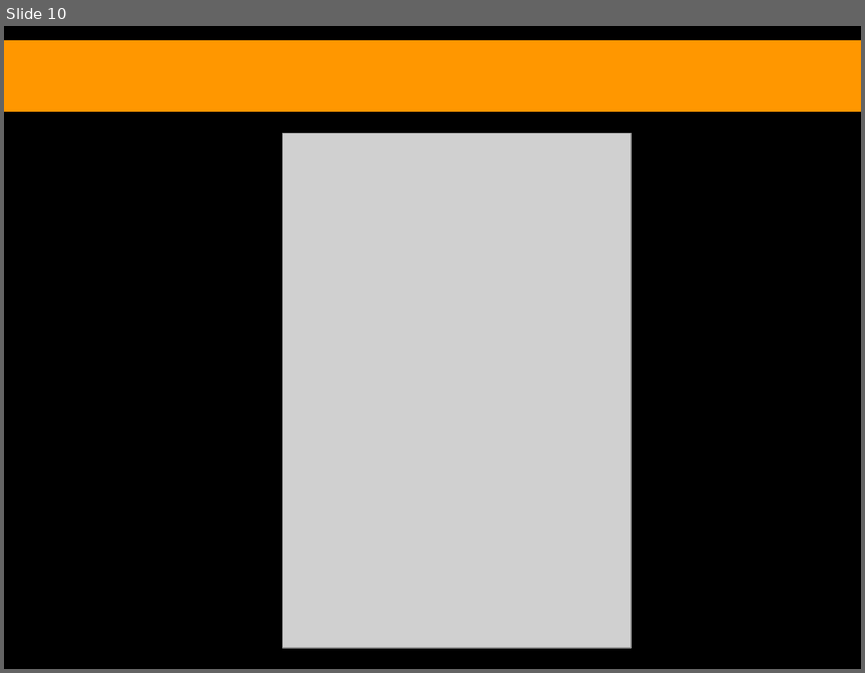
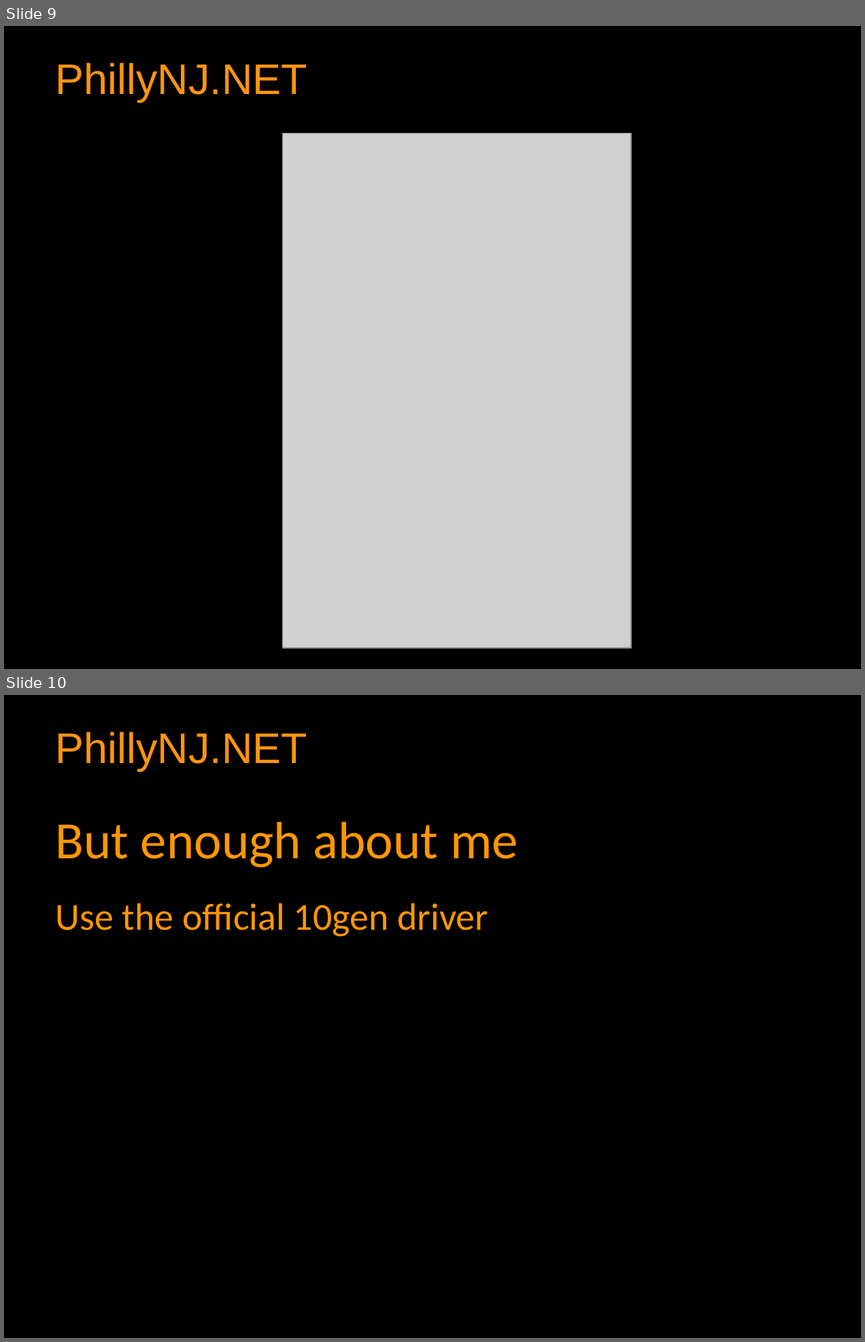
Before and after one commit to zippy1981/CodeCampNYC_Mongo, a slide deck: Slides.odp. Shown one above the other, each under a label of ours: slide 10 before the commit, slides 9 and 10 after it. The pictures are 865x673 and 865x1342 pixels, drawn with LibreOffice and Linux fonts; fonts in the diff are those of the drawing; grey boxes stand for pictures; background and template pictures are left out. Boxes give left, top, right and bottom in pixels: in the first picture for what was removed or moved away, otherwise in the second. Text is boxed around its words. In the diff, an @@ line names an element or a change of style, - is before the commit and + after.

Commit message:
Use the modern version of the driver. Use nuget.

```diff
--- a/Slides.odp
+++ b/Slides.odp
@@ slide 10 added at bbox=[4, 695, 861, 1338], background #000000; not listed: 1 template element that a slide beside it also shows @@
@@ title added at bbox=[55, 821, 518, 868], 44 pt, text #FF9700 @@
+But enough about me
@@ text added at bbox=[55, 903, 488, 936], 32 pt, text #FF9700 @@
+Use the official 10gen driver
@@ what was slide 10 is now slide 9 @@
@@ slide 9 changed as well @@
@@ rectangle removed at bbox=[4, 40, 861, 112] @@
@@ text added at bbox=[55, 63, 307, 102], 36 pt, text #FF950E @@
+PhillyNJ.NET
```
Also in this commit, not shown: 10 other slides changed, 5 other slides added, 3 slides removed, 34 other files.
